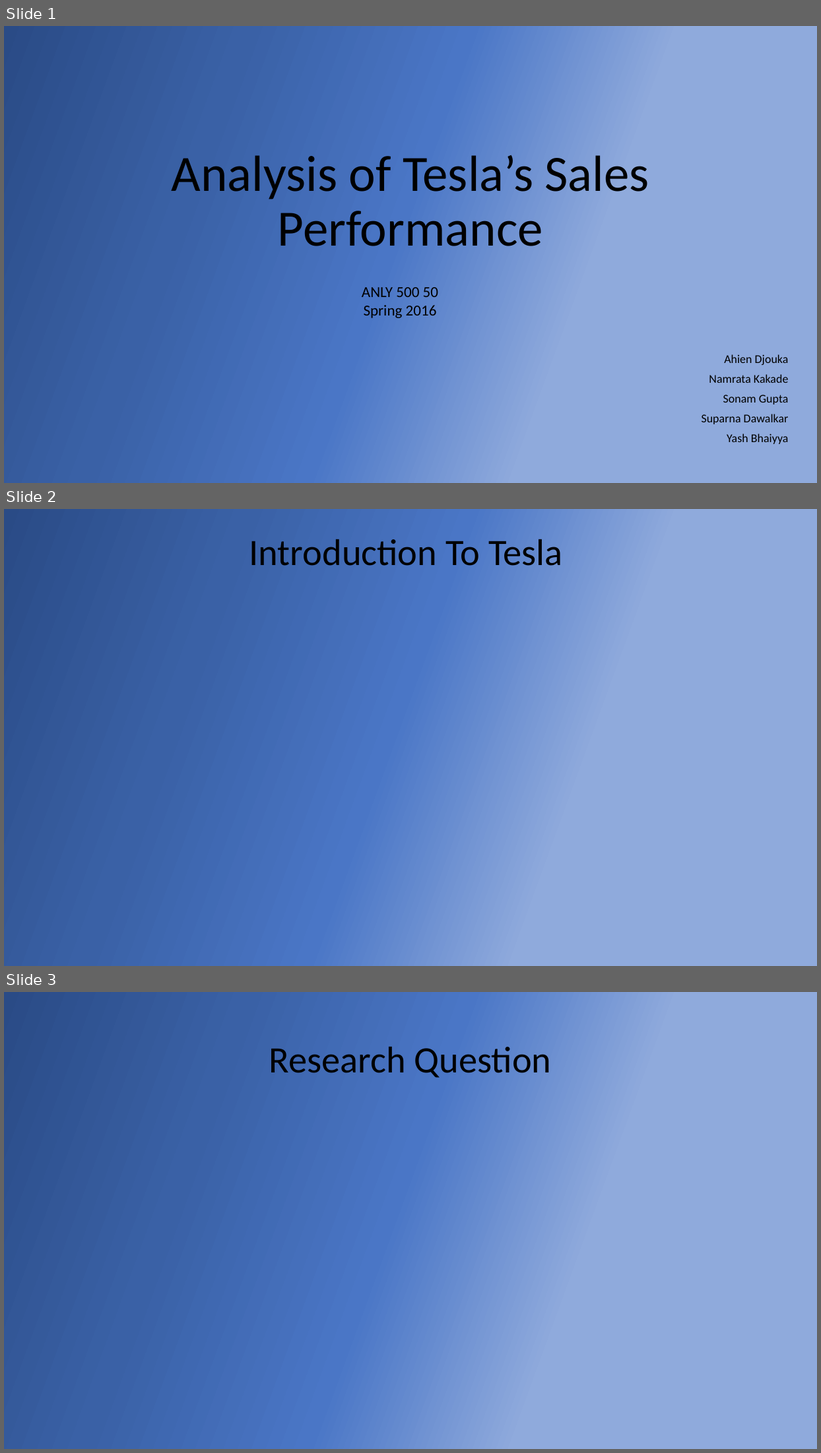
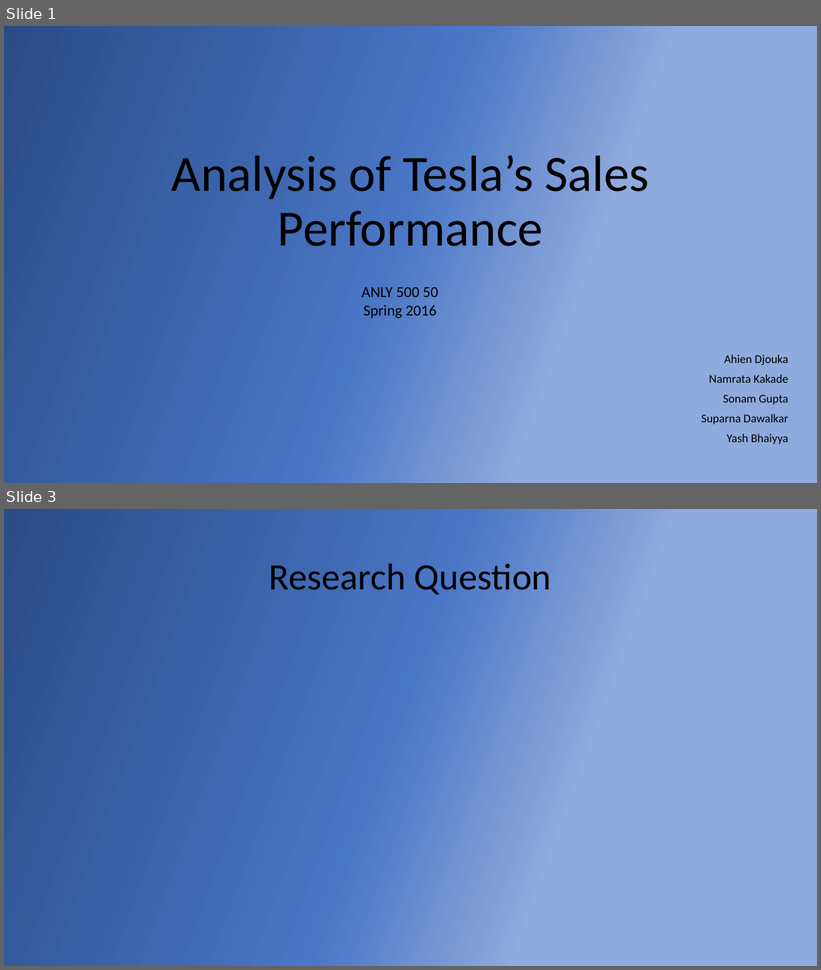
Before and after one commit to sonamgupta1105/Tesla_Analytics, a slide deck: finalPptTesla.pptx. Shown one above the other, each under a label of ours: slides 1, 2 and 3 before the commit, slides 1 and 3 after it; the slides between them are not shown. The pictures are 821x1453 and 821x970 pixels, drawn with LibreOffice and Linux fonts; fonts in the diff are those of the drawing. Boxes give left, top, right and bottom in pixels: in the first picture for what was removed or moved away, otherwise in the second. Text is boxed around its words. In the diff, an @@ line names an element or a change of style, - is before the commit and + after.

```diff
--- a/finalPptTesla.pptx
+++ b/finalPptTesla.pptx
@@ slide 2 removed at <box>4,509,817,966</box>, background gradient #2A4B86 to #3A61A6 to #4A76C6 to #8FAADC @@
@@ title removed at <box>250,539,563,566</box> @@
-Introduction To Tesla
```
Also in this commit, not shown: 8 slides added, 4 other slides removed, 1 other file.
